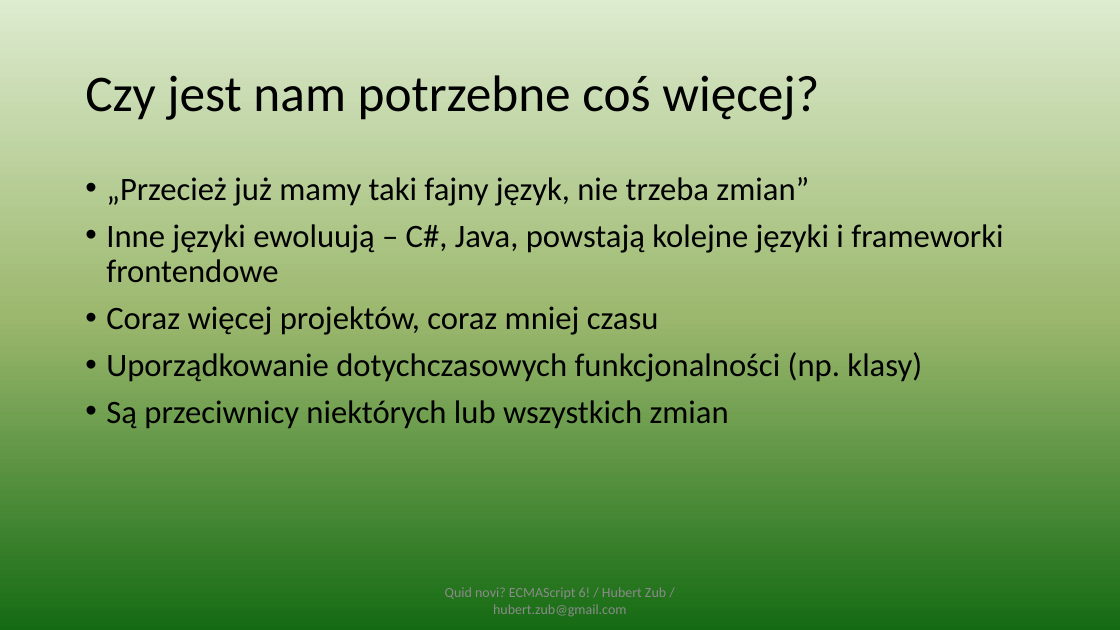
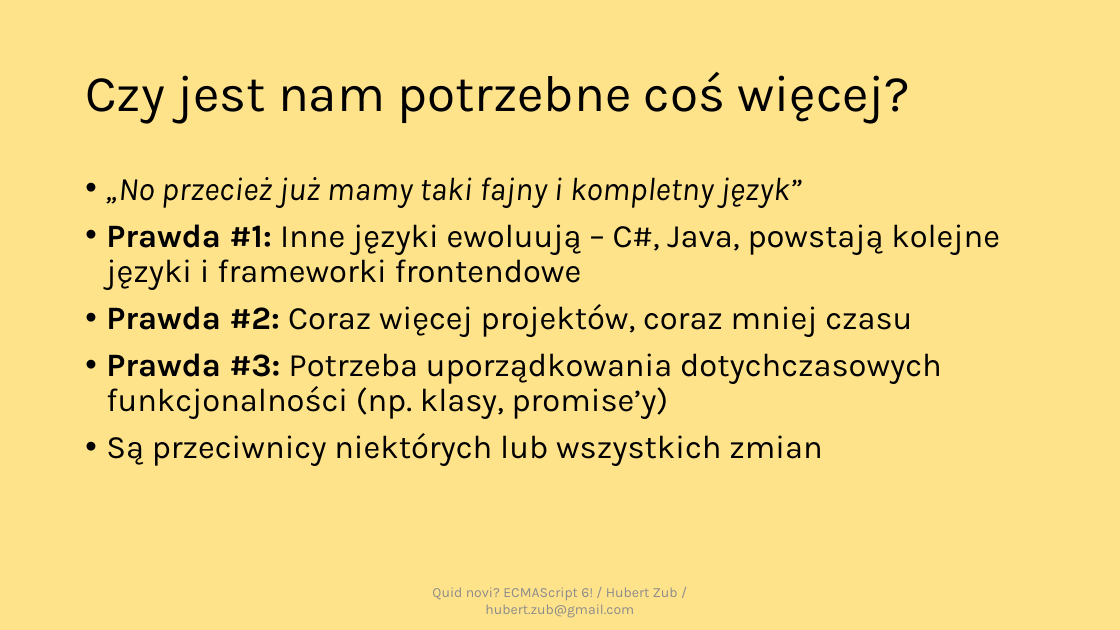
Before and after one commit to hubertzubtt/es6meetjs, a slide deck: slide 10 of prez.pptx (slide 8 before the commit). Drawn at 1120x630 pixels with LibreOffice and Linux fonts; fonts in the diff are those of the drawing. Boxes give left, top, right and bottom in pixels: in the first picture for what was removed or moved away, otherwise in the second. Text is boxed around its words. In the diff, an @@ line names an element or a change of style, - is before the commit and + after.

```diff
--- a/prez.pptx
+++ b/prez.pptx
@@ background gradient #DDEBCF to #9CB86E to #156B13 to #FFE38B @@
@@ title "Czy jest nam potrzebne coś ..." at box(85, 72, 910, 123): font Calibri to Karla @@
@@ text at box(106, 177, 1000, 419): text changed; font Calibri to Karla @@
-• „Przecież już mamy taki fajny język, nie trzeba zmian”
-• Inne języki ewoluują – C#, Java, powstają kolejne języki i frameworki frontendowe
-• Coraz więcej projektów, coraz mniej czasu
-• Uporządkowanie dotychczasowych funkcjonalności (np. klasy)
+• „No przecież już mamy taki fajny i kompletny język”
+• Prawda #1: Inne języki ewoluują – C#, Java, powstają kolejne języki i frameworki frontendowe
+• Prawda #2: Coraz więcej projektów, coraz mniej czasu
+• Prawda #3: Potrzeba uporządkowania dotychczasowych funkcjonalności (np. klasy, promise’y)
@@ text at box(106, 433, 822, 466): font Calibri to Karla in "Są przeciwnicy niektórych lub wszystkich zmian" @@
@@ text "Quid novi? ECMAScript 6! / ..." at box(432, 587, 678, 618): font Calibri to Karla @@
```
Also in this commit, not shown: 39 other slides changed, 3 slides added, 9 other files.
